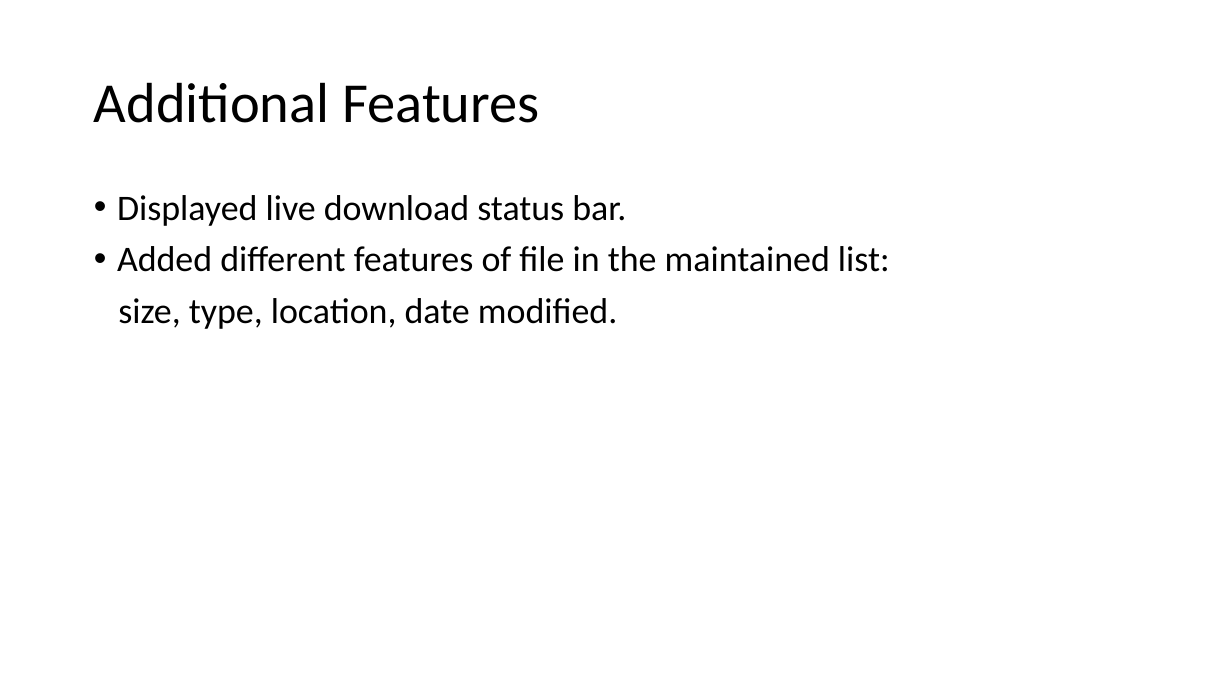
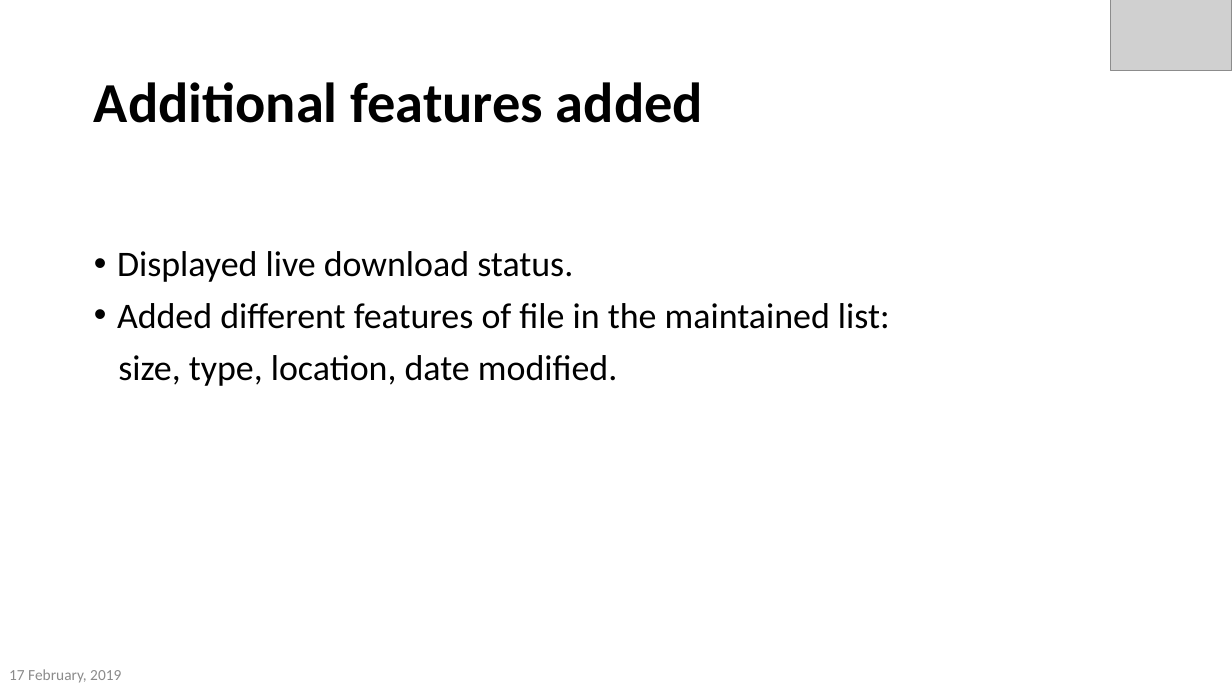
Before and after one commit to akmak1103/DownloadManager, a slide deck: slide 16 of FinalPresentation.pptx. Drawn at 1232x693 pixels with LibreOffice and Linux fonts; fonts in the diff are those of the drawing; grey boxes stand for pictures; background and template pictures are left out. Boxes give left, top, right and bottom in pixels: in the first picture for what was removed or moved away, otherwise in the second. Text is boxed around its words. In the diff, an @@ line names an element or a change of style, - is before the commit and + after.

```diff
--- a/FinalPresentation.pptx
+++ b/FinalPresentation.pptx
@@ picture added at box(1111, 0, 1232, 71) @@
@@ title at box(94, 82, 703, 123): text changed; bold on @@
-Additional Features
+Additional features added
@@ text "Displayed live download status.": place and size @@
-text "Displayed live download status." at box(117, 195, 890, 329)
+text "Displayed live download status." at box(117, 251, 890, 386)
@@ text at box(117, 251, 573, 282): text changed @@
-• Displayed live download status bar.
+• Displayed live download status.
@@ text added at box(9, 669, 121, 683), 12 pt, text #8C8C8C @@
+17 February, 2019
```
Also in this commit, not shown: 16 other slides changed, 9 other files.
